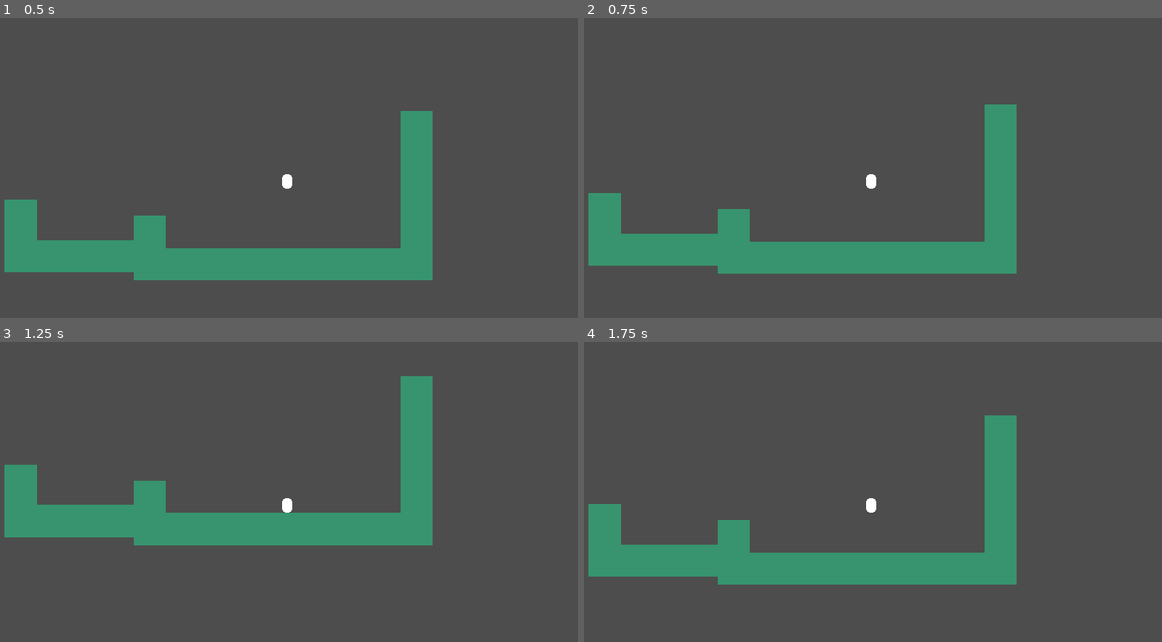
Above: before the commit, frames 1-4 (two rows, left to right).
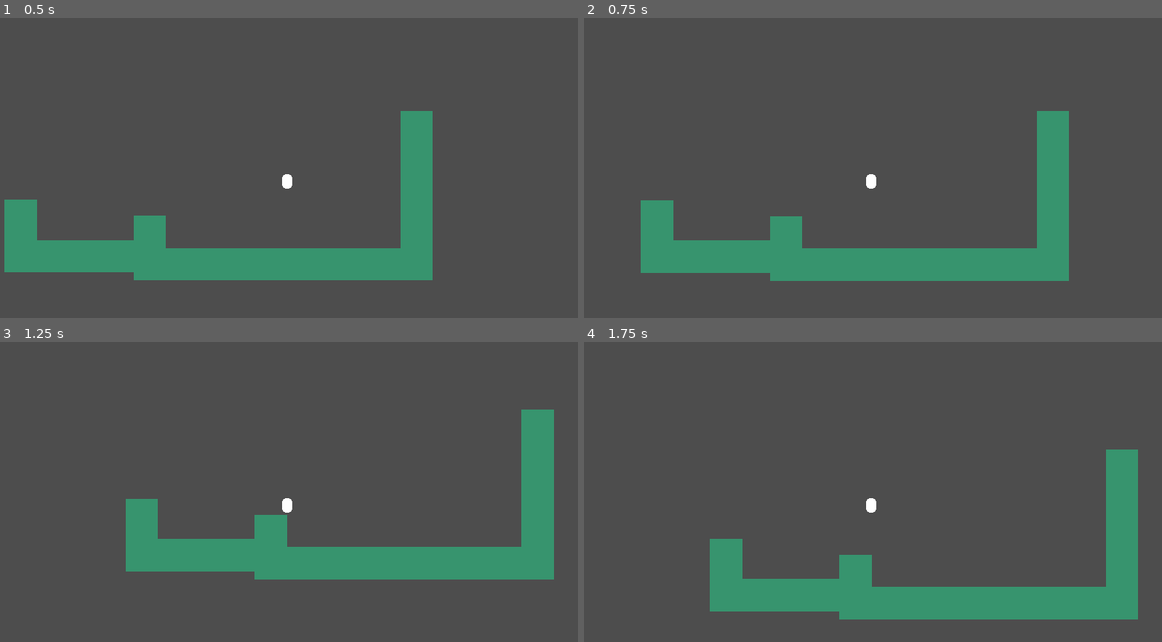
Above: after the commit, the same moments.

Repository: bestadamwarlockmain/rhythm-platformer-prototype
Game: Godot game, scene res://scenes/game_scene.tscn
Two runs of this game, one before a commit and one after it. Both use one fixed random seed, a clock stepped at 60 frames per second and the inputs below.
Inputs:
- Up to frame 1 (0.5 s): no input
- Up to frame 2 (0.75 s): no input
- Up to frame 3 (1.25 s): no input
- Up to frame 4 (1.75 s): no input

Frame 1 is identical in both runs. In frame 2, 12% of the frame differs, in the area x 0-84%, y 28-88%; in frame 3, 20%, in the area x 0-96%, y 11-80%; in frame 4, 20%.

Commit message:
feature: dash

Diff:
--- a/scenes/platformer_character_body.tscn
+++ b/scenes/platformer_character_body.tscn
@@ -1,7 +1,8 @@
-[gd_scene load_steps=8 format=3 uid="uid://cvosldrvolics"]
+[gd_scene load_steps=9 format=3 uid="uid://cvosldrvolics"]
 
-[ext_resource type="Script" path="res://scripts/character_movement.gd" id="1_hqhnn"]
+[ext_resource type="Script" path="res://scripts/platformer_character_body.gd" id="1_hqhnn"]
 [ext_resource type="Script" path="res://scripts/movement_direction.gd" id="2_4kx3c"]
+[ext_resource type="Script" path="res://scripts/player_dash.gd" id="3_k5r8t"]
 [ext_resource type="Script" path="res://scripts/player_animations.gd" id="3_pk2i2"]
 
 [sub_resource type="CapsuleShape2D" id="CapsuleShape2D_g3yxv"]
@@ -29,13 +30,31 @@
 "method": &"jump"
 }]
 }
+tracks/1/type = "method"
+tracks/1/imported = false
+tracks/1/enabled = true
+tracks/1/path = NodePath("PlayerDash")
+tracks/1/interp = 1
+tracks/1/loop_wrap = true
+tracks/1/keys = {
+"times": PackedFloat32Array(0.6, 0.833333),
+"transitions": PackedFloat32Array(1, 1),
+"values": [{
+"args": [],
+"method": &"dash"
+}, {
+"args": [],
+"method": &"dash"
+}]
+}
 
 [sub_resource type="AnimationLibrary" id="AnimationLibrary_s0gxl"]
 _data = {
 "test-anim-loop": SubResource("Animation_y5sq3")
 }
 
-[node name="CharacterBody2D" type="CharacterBody2D" node_paths=PackedStringArray("input_direction")]
+[node name="CharacterBody2D" type="CharacterBody2D" node_paths=PackedStringArray("input_direction", "lock_acceleration_timer")]
+process_physics_priority = 1
 script = ExtResource("1_hqhnn")
 horizontal_accel_speed = 1500.0
 max_walk_speed = 300.0
@@ -45,6 +64,7 @@
 leading_jump_buffer = 0.125
 trailing_jump_buffer = 0.1
 input_direction = NodePath("MovementDirection")
+lock_acceleration_timer = NodePath("LockAccelerationTimer")
 
 [node name="CollisionShape2D" type="CollisionShape2D" parent="."]
 shape = SubResource("CapsuleShape2D_g3yxv")
@@ -57,6 +77,20 @@
 move_up_action = "direction_up"
 move_down_action = "direction_down"
 
+[node name="PlayerDash" type="Node" parent="." node_paths=PackedStringArray("character_body", "lock_acceleration_timer", "input_direction", "dash_timer")]
+script = ExtResource("3_k5r8t")
+character_body = NodePath("..")
+lock_acceleration_timer = NodePath("../LockAccelerationTimer")
+input_direction = NodePath("../MovementDirection")
+dash_timer = NodePath("DashTimer")
+dash_speed = 1000.0
+dash_end_speed_scale = 0.4
+
+[node name="DashTimer" type="Timer" parent="PlayerDash"]
+process_callback = 0
+wait_time = 0.1
+one_shot = true
+
 [node name="MeshInstance2D" type="MeshInstance2D" parent="."]
 mesh = SubResource("CapsuleMesh_ays0k")
 
@@ -68,3 +102,9 @@
 "": SubResource("AnimationLibrary_s0gxl")
 }
 script = ExtResource("3_pk2i2")
+
+[node name="LockAccelerationTimer" type="Timer" parent="."]
+process_callback = 0
+one_shot = true
+
+[connection signal="timeout" from="PlayerDash/DashTimer" to="PlayerDash" method="dash_end"]
--- a/scripts/character_movement.gd
+++ b/scripts/platformer_character_body.gd
@@ -11,7 +11,8 @@
 @export var trailing_jump_buffer: float;
 var ground_timer: float;
 @export var input_direction: InputDirection = null;
-var gravity_multiplier: float = 1;
+
+@export var lock_acceleration_timer: Timer;
 
 var left_direction: Vector2: get = get_left;
 
@@ -33,6 +34,12 @@
 	if self.is_on_floor():
 		self.ground_timer = self.trailing_jump_buffer;
 
+	if !self.lock_acceleration_timer.is_stopped():
+		self.move_and_slide();
+		self.set_velocity(self.velocity + self.instant_acceleration);
+		self.instant_acceleration = Vector2.ZERO;
+		return;
+
 	var temp_velocity = self.get_velocity();
 
 	var delta_v = Vector2(0., 0.);
@@ -40,9 +47,9 @@
 	if x_axis != 0:
 		delta_v += self.get_walk_force(temp_velocity, x_axis, delta);
 
-	delta_v += self.get_reverse_boost(temp_velocity,x_axis);
+	delta_v += self.get_reverse_boost(temp_velocity, x_axis);
 
-	delta_v += self.get_gravity() * self.gravity_multiplier;
+	delta_v += self.get_gravity();
 	delta_v += -temp_velocity * self.air_friction;
 
 	if (self.jump_timer > 0.) && (self.ground_timer > 0.):
@@ -77,11 +84,5 @@
 		- temp_velocity.project(up_direction)
 	);
 
-func set_gravity_multiplier(multiplier: float):
-	self.gravity_multiplier = multiplier;
-
-func reset_gravity_multiplier():
-	self.gravity_multiplier = 1;
-
 func get_left() -> Vector2:
 	return Vector2(self.up_direction.y, -self.up_direction.x);
--- /dev/null
+++ b/scripts/player_dash.gd
@@ -0,0 +1,33 @@
+extends Node
+class_name PlayerDash
+
+@export var character_body: PlatformerCharacterBody;
+@export var lock_acceleration_timer: Timer;
+@export var input_direction: InputDirection;
+var last_nonzero_x_direction: Vector2 = Vector2.LEFT;
+
+@export var dash_timer: Timer;
+
+@export var dash_speed: float;
+@export var dash_end_speed_scale: float;
+
+func _physics_process(delta: float) -> void:
+	var input_dir = input_direction.get_direction();
+	if input_dir.x > 0:
+		self.last_nonzero_x_direction = Vector2.RIGHT;
+	elif input_dir.x < 0:
+		self.last_nonzero_x_direction = Vector2.LEFT;
+
+func dash():
+	if self.lock_acceleration_timer.is_stopped() && self.dash_timer.is_stopped():
+		self.dash_timer.start();
+		self.lock_acceleration_timer.start(self.dash_timer.wait_time);
+		character_body.add_instant_acceleration(self.get_dash_direction() * dash_speed - self.character_body.velocity);
+
+func dash_end():
+	self.character_body.add_instant_acceleration(-self.character_body.velocity * (1 - self.dash_end_speed_scale));
+
+func get_dash_direction() -> Vector2:
+	if self.input_direction.get_direction() == Vector2.ZERO:
+		return self.last_nonzero_x_direction;
+	return self.input_direction.get_direction();
